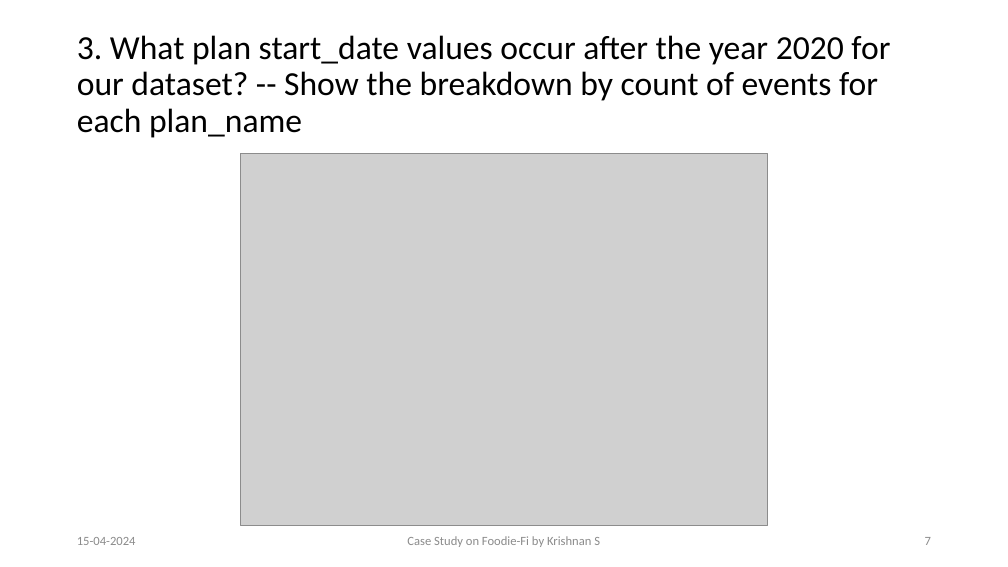
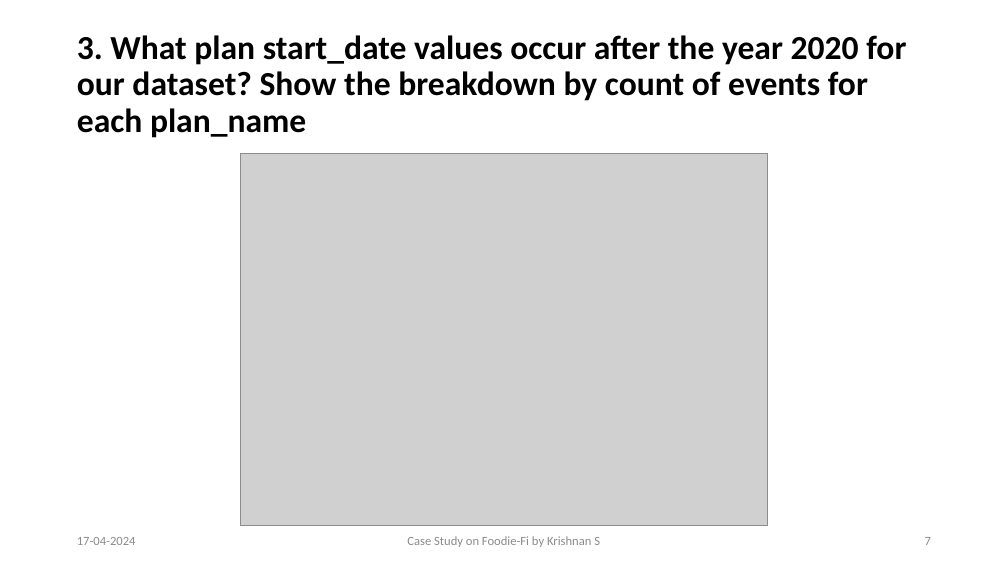
Before and after one commit to Krishnann-s/8-Week-SQL-Challenge, a slide deck: slide 7 of Case Study 3/Foodie Fi.pptx. Drawn at 1008x567 pixels with LibreOffice and Linux fonts; fonts in the diff are those of the drawing; grey boxes stand for pictures. Boxes give left, top, right and bottom in pixels: in the first picture for what was removed or moved away, otherwise in the second. Text is boxed around its words. In the diff, an @@ line names an element or a change of style, - is before the commit and + after.

Commit message:
fixed the ppt

```diff
--- a/Case Study 3/Foodie Fi.pptx
+++ b/Case Study 3/Foodie Fi.pptx
@@ title at <box>77,35,906,138</box>: text changed; bold on @@
-3. What plan start_date values occur after the year 2020 for our dataset? -- Show the breakdown by count of events for each plan_name
+3. What plan start_date values occur after the year 2020 for our dataset? Show the breakdown by count of events for each plan_name
@@ text at <box>77,537,136,545</box>: text changed @@
-15-04-2024
+17-04-2024
```
Also in this commit, not shown: 14 other slides changed.
